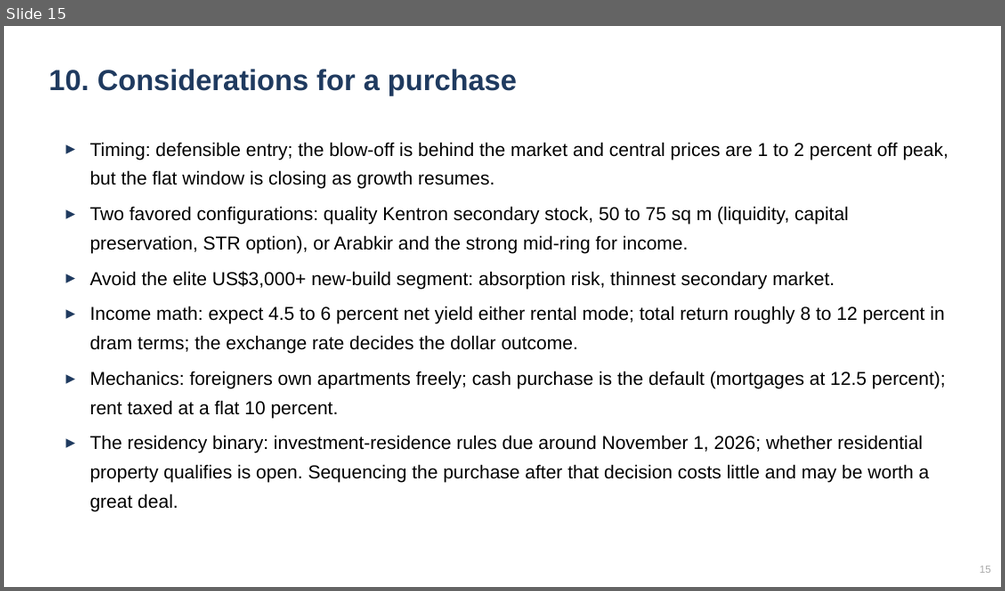
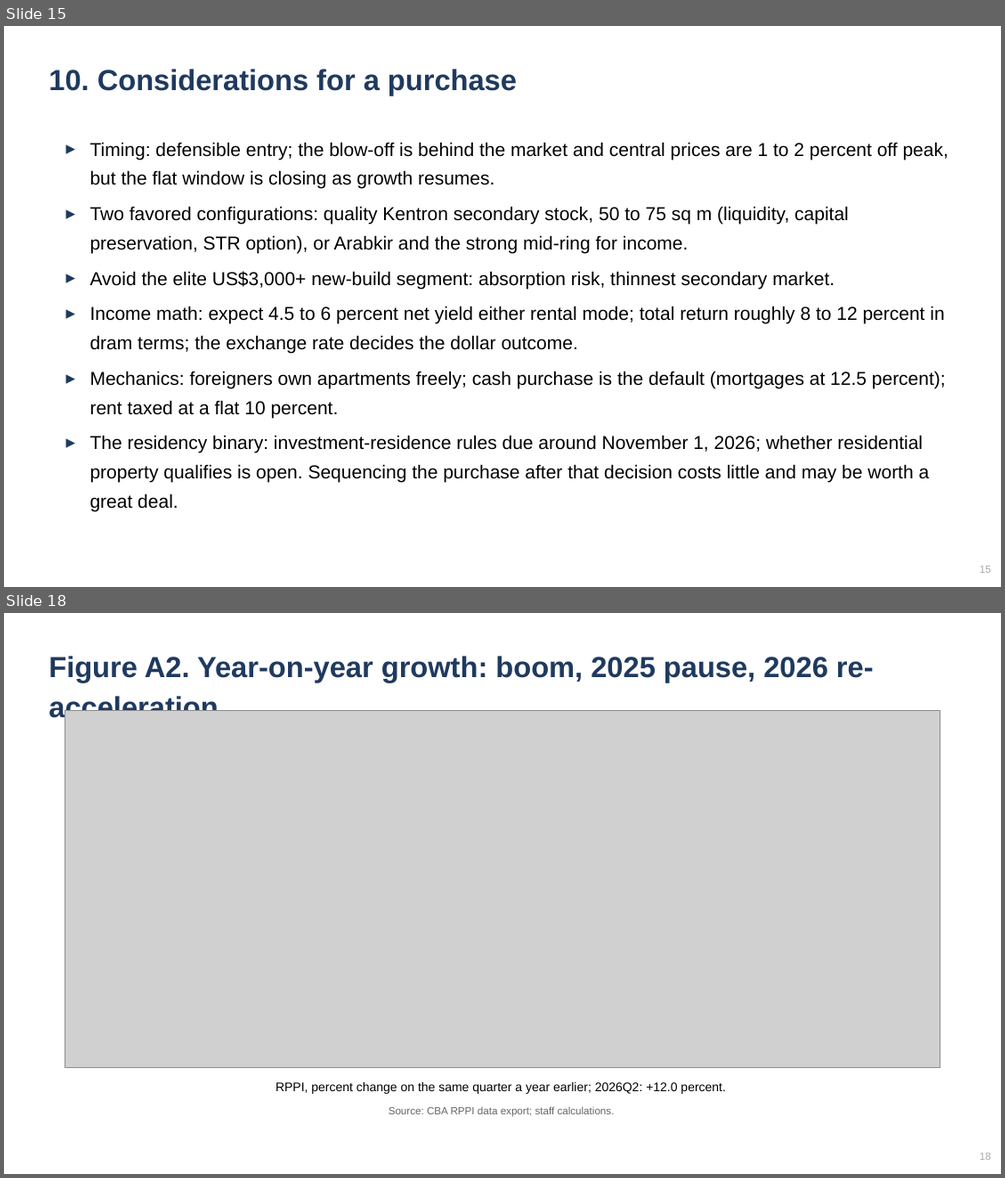
Before and after one commit to rasoolzandvakil-boop/yerevan-housing, a slide deck: Yerevan-Housing-Market-Slides.pptx. Shown one above the other, each under a label of ours: slide 15 before the commit, slides 15 and 18 after it; the slides between them are not shown. The pictures are 1005x591 and 1005x1178 pixels, drawn with LibreOffice and Linux fonts; fonts in the diff are those of the drawing; grey boxes stand for pictures. Boxes give left, top, right and bottom in pixels: in the first picture for what was removed or moved away, otherwise in the second. Text is boxed around its words. In the diff, an @@ line names an element or a change of style, - is before the commit and + after.

```diff
--- a/Yerevan-Housing-Market-Slides.pptx
+++ b/Yerevan-Housing-Market-Slides.pptx
@@ slide 18 added at <box>4,613,1001,1174</box>, background #FFFFFF @@
@@ text added at <box>48,656,874,722</box>, 28 pt, text #1F3A5F, bold @@
+Figure A2. Year-on-year growth: boom, 2025 pause, 2026 re-acceleration
@@ picture added at <box>65,710,940,1068</box> @@
@@ text added at <box>275,1082,725,1094</box>, 12 pt, text #000000 @@
+RPPI, percent change on the same quarter a year earlier; 2026Q2: +12.0 percent.
@@ text added at <box>388,1106,615,1117</box>, 10 pt, text #666666 @@
+Source: CBA RPPI data export; staff calculations.
@@ text added at <box>979,1152,991,1159</box>, 10 pt, text #AAAAAA @@
+18
```
Also in this commit, not shown: 6 other slides added, 1 other file.
